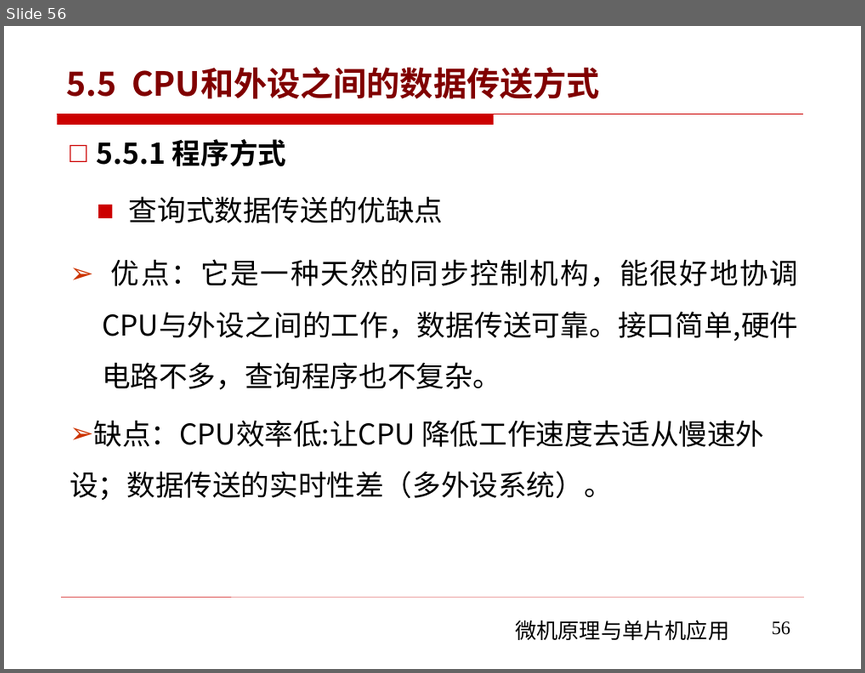
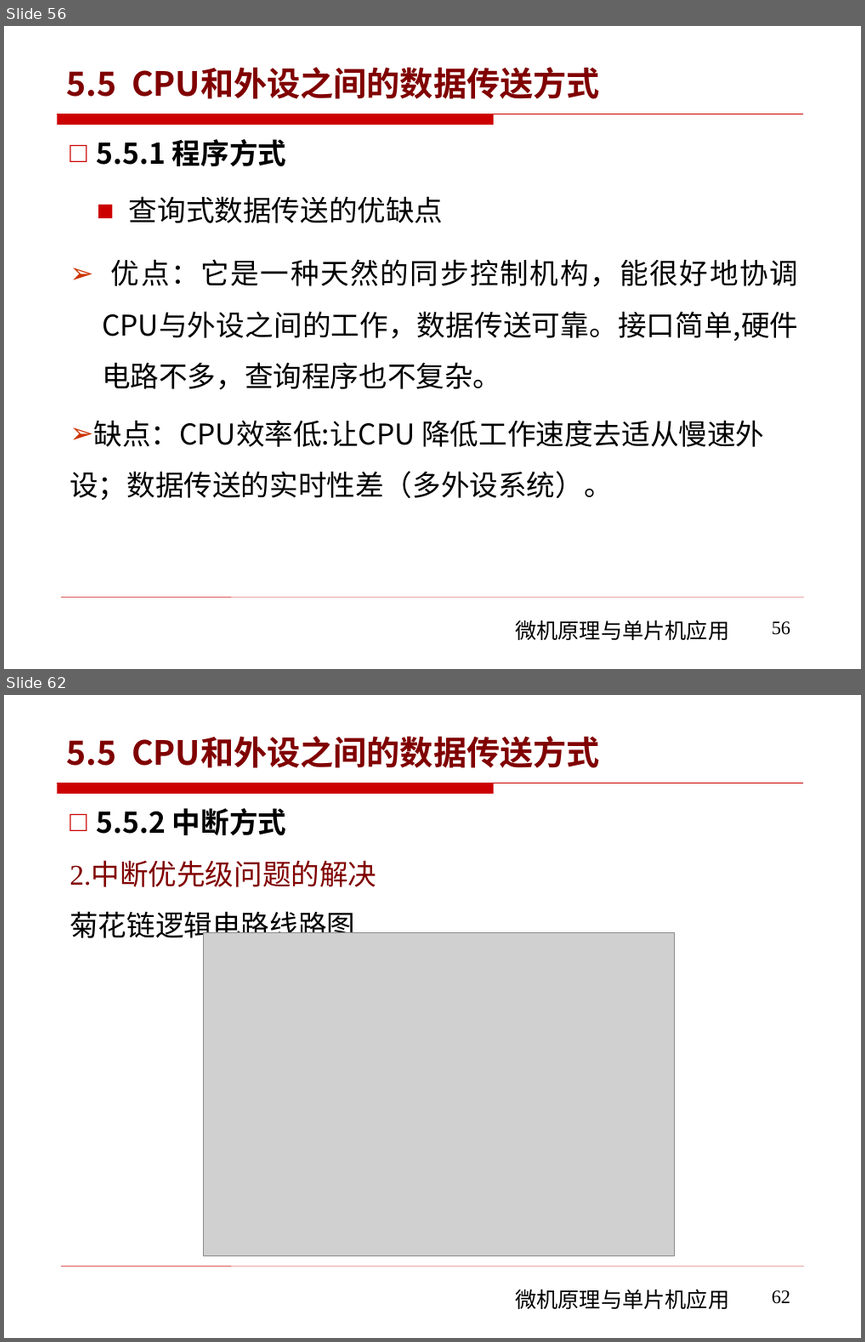
Before and after one commit to rshouc/Microcomputer, a slide deck: PPT/The Principle of Microcomputer/第五章 微机原理（微机和外设的数据传输) .pptx. Shown one above the other, each under a label of ours: slide 56 before the commit, slides 56 and 62 after it; the slides between them are not shown. The pictures are 865x673 and 865x1342 pixels, drawn with LibreOffice and Linux fonts; fonts in the diff are those of the drawing; grey boxes stand for pictures; background and template pictures are left out. Boxes give left, top, right and bottom in pixels: in the first picture for what was removed or moved away, otherwise in the second. Text is boxed around its words. In the diff, an @@ line names an element or a change of style, - is before the commit and + after.

```diff
--- a/PPT/The Principle of Microcomputer/第五章 微机原理（微机和外设的数据传输) .pptx
+++ b/PPT/The Principle of Microcomputer/第五章 微机原理（微机和外设的数据传输) .pptx
@@ slide 62 added at (4, 695, 861, 1338), background #FFFFFF; not listed: 3 template elements that a slide beside it also shows @@
@@ title added at (66, 736, 600, 768), 28 pt, text #800000, bold @@
+5.5 CPU和外设之间的数据传送方式
@@ text added at (69, 808, 376, 944), 24 pt, text #000000 @@
+□ 5.5.2 中断方式
+2.中断优先级问题的解决
+菊花链逻辑电路线路图
@@ picture added at (203, 933, 674, 1256) @@
@@ page number added at (772, 1290, 790, 1304), 16 pt, text #000000 @@
+62
```
Also in this commit, not shown: 25 other slides added.
